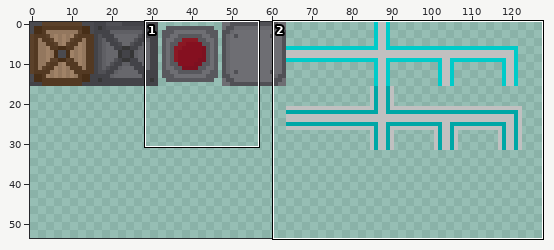
Sprite sheet: SpriteSheet.png. The picture above shows the old version from afar; the outline marks the close-up.
Close-up. Old version:
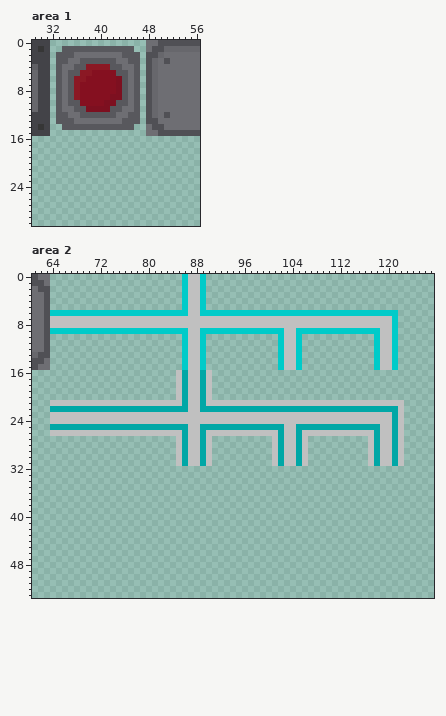
The file is 160x160 pixels. Colours within 5 levels of each other are drawn and written as one. Shown: area 1: x 29..56, y 0..30; area 2: x 61..127, y 0..53. The wide view leaves out empty margins.
After:
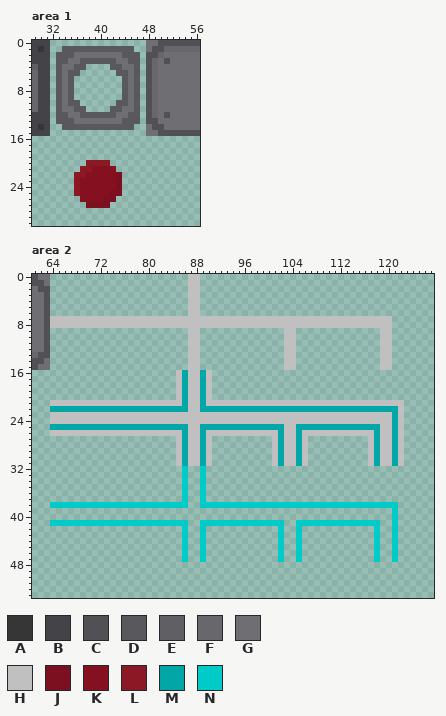
Palette (. is transparent): A #363636  B #434348  C #505055  D #58585d  E #5f5f64  F #67676c  G #6e6e73  H #c0c0c0  J #7d1020  K #851020  L #8b1824  M #00a7a6  N #00cbc9
Changes in this commit:
Area 1:
The author put colour J in rows 22 to 24 at x 43; in row 25 at x 42 to 43; in row 26 at x 41 to 42; in row 27 at x 38 to 41.
The author put colour K in row 21 at x 39 to 42; in row 22 at x 38 to 42; in rows 23 to 24 at x 37 to 42; in row 25 at x 37 to 41; in row 26 at x 37 to 40.
The author put colour L in row 20 at x 38 to 41; in row 21 at x 37 to 38; in row 22 at x 36 to 37; in rows 23 to 25 at x 36.
Colour J is removed in rows 6 to 8 at x 43; in row 9 at x 42 to 43; in row 10 at x 41 to 42; in row 11 at x 38 to 41.
Colour K is removed in row 5 at x 39 to 42; in row 6 at x 38 to 42; in rows 7 to 8 at x 37 to 42; in row 9 at x 37 to 41; in row 10 at x 37 to 40.
Colour L is removed in row 4 at x 38 to 41; in row 5 at x 37 to 38; in row 6 at x 36 to 37; in rows 7 to 9 at x 36.
Area 2:
The author put colour N in rows 32 to 37 at x 86 and 89; in row 38 at x 64 to 86 and 89 to 121; in rows 39 to 40 at x 121; in row 41 at x 64 to 86, 89 to 102, 105 to 118 and 121; in rows 42 to 47 at x 86, 89, 102, 105, 118 and 121.
Colour N is removed in rows 0 to 5 at x 86 and 89; in row 6 at x 64 to 86 and 89 to 121; in rows 7 to 8 at x 121; in row 9 at x 64 to 86, 89 to 102, 105 to 118 and 121; in rows 10 to 15 at x 86, 89, 102, 105, 118 and 121.
Where, in picture pixels (left, top, right, bottom), the same in both close-ups:
erased: (74, 64, 122, 112)
added: (74, 160, 122, 208)
erased: (50, 274, 398, 370)
added: (50, 466, 398, 562)
